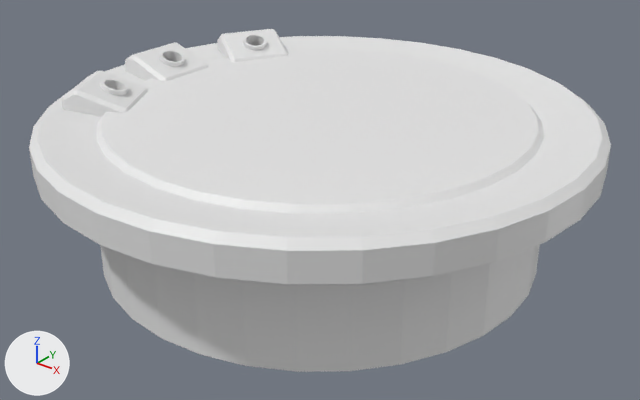
The Blender file Asset/Model/Main.blend as it was, and as the next commit left it.
Before and after are seen from a camera (50 mm lens) standing at (14.66, -18.32, 8.71) and looking at (0.24, -0.29, -2.47). Every picture has the same lights, and +X, +Y and +Z are marked at lower left.
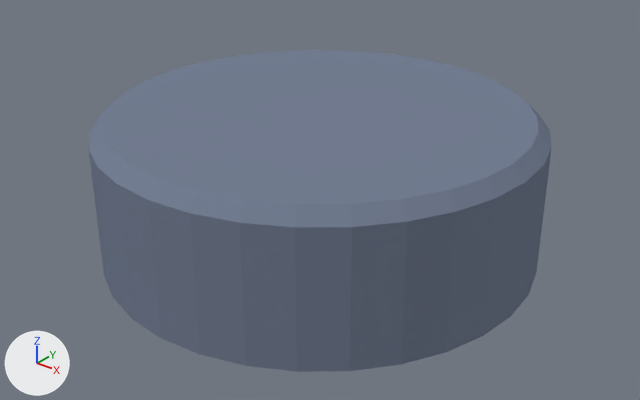
What the commit changed:
Material 'Material.002' (mat_material_002) is new.
Its base color is (0.8, 0.007, 0.000708) (red #e71402).
Material 'Material' (mat_material) is new.
Its base color is (0.19, 0.19, 0.19) (grey #797979).
Material 'Material.001' (mat_material_001) is new.
Its base color is (0.178, 0.214, 0.296) (blue #757f94).
Material 'Material.004' (mat_material_004) is new.
Its base color is (0.0198, 0.0181, 0.8) (blue #2625e7).
Material 'Material.003' (mat_material_003) is new.
Its base color is (0.0317, 0.8, 0.0386) (green #32e737).
me_cylinder_002 has 96 vertices, 66 faces and spans x -6.36..6.36, y -6.36..6.36, z -4.09..0.13.
me_cylinder_002 now uses material mat_material_001 (blue #757f94).
me_cylinder is used by ob_cylinder; location (0.0, 0.0, 0.0).
me_cylinder had 336 vertices, 268 faces and spanned x -7.8..7.8, y -7.8..7.8, z -0.9..0.2.
me_cylinder now has 852 vertices, 565 faces and spans x -7.8..7.8, y -7.8..7.8, z -0.9..0.7.
me_cylinder part 1: 268 faces spanning x -7.8..7.8, y -7.8..7.8, z -0.9..0.2 switch from no material to mat_material (grey #797979).
me_cylinder now uses material mat_material_001 (blue #757f94).
me_cylinder now uses material mat_material_002 (red #e71402).
me_cylinder now uses material mat_material_003 (green #32e737).
me_cylinder now uses material mat_material_004 (blue #2625e7).
Object 'Cube' (ob_cube) is now hidden.
Object 'Cylinder' (ob_cylinder) is now hidden.

Changed parts and their boxes (x1, y1, x2, y2) in the pictures (640 x 400 px):
'Cylinder.002', recoloured (white to blue)
    both: (89, 50, 552, 372)
'Cylinder', hidden
    before: (29, 36, 611, 285)
'Cube', hidden
    before: (62, 29, 289, 117)
